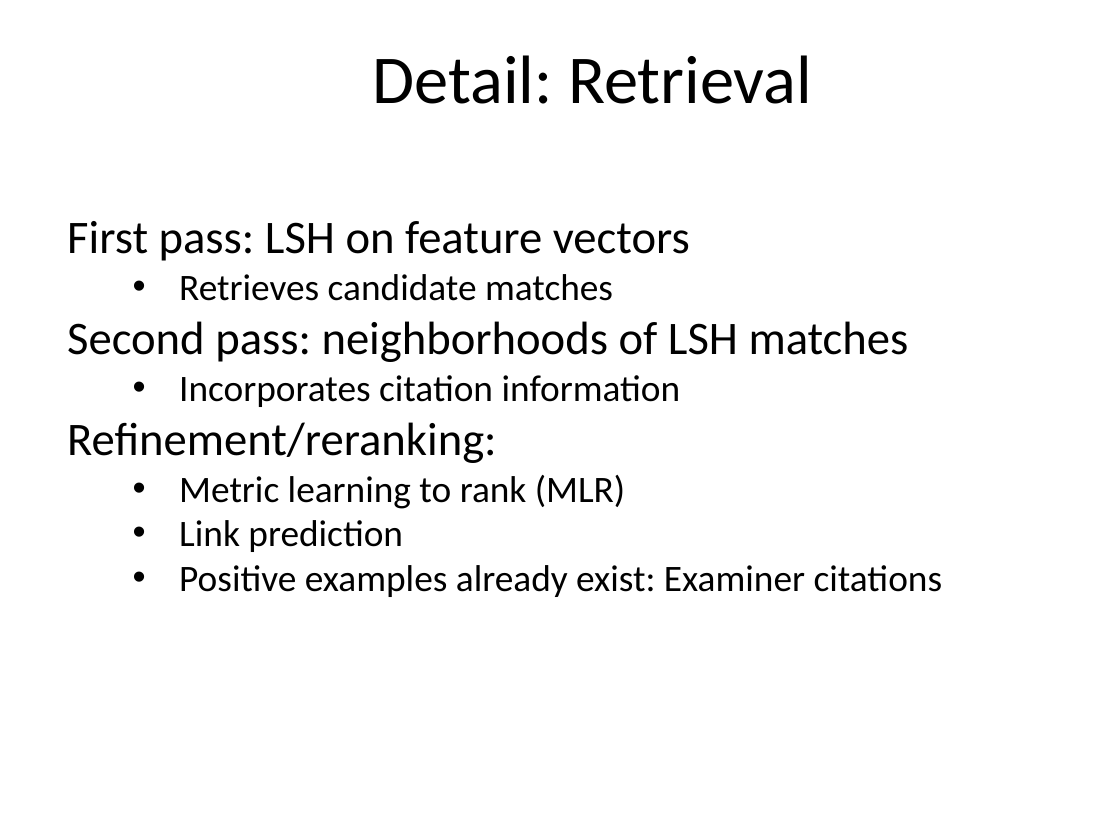
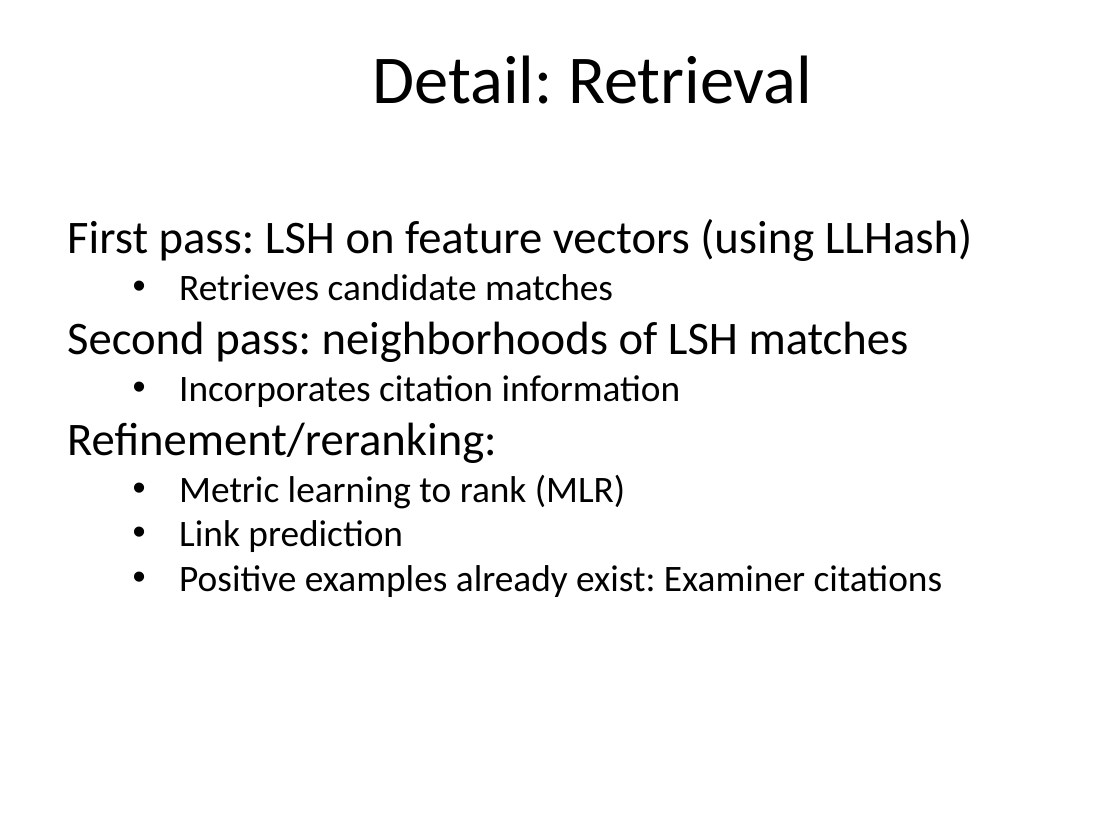
Before and after one commit to alexgittens/XDataUSPTOHackathon, a slide deck: slide 4 of XDATA_Sep2016_klevin_slides.pptx. Drawn at 1120x840 pixels with LibreOffice and Linux fonts; fonts in the diff are those of the drawing; background and template pictures are left out. Boxes give left, top, right and bottom in pixels: in the first picture for what was removed or moved away, otherwise in the second. Text is boxed around its words. In the diff, an @@ line names an element or a change of style, - is before the commit and + after.

```diff
--- a/XDATA_Sep2016_klevin_slides.pptx
+++ b/XDATA_Sep2016_klevin_slides.pptx
@@ text at (x1=67, y1=219, x2=972, y2=261): text changed @@
-First pass: LSH on feature vectors
+First pass: LSH on feature vectors (using LLHash)
```
Also in this commit, not shown: 1 other slide changed, 3 slides added.
